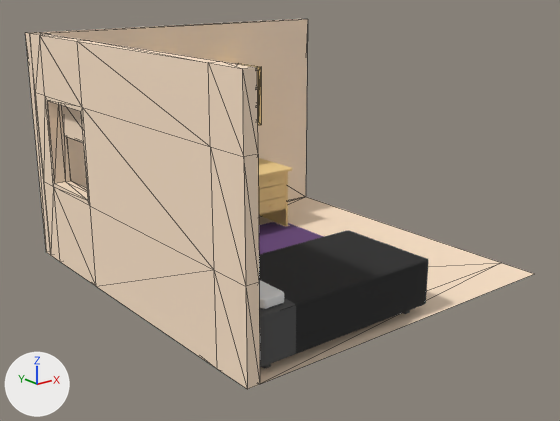
A saved change to the glTF model portfolio/public/room.glb.
Rendered twice from a 50 mm lens placed at (-41.8, -63.2, 19.3), pointed at (-1.8, -13.3, -0.7). Arrows for +X, +Y and +Z are at lower left; the lights stay in place. Mesh edges are drawn as thin lines on the coarser meshes. Where no turn or scale is listed for an object, it has been applied to the vertices. Vertices at the same position are counted once.

The first picture shows 'Bed', 'Desk', 'Pillow1.001', 'Room', 'Rug'.
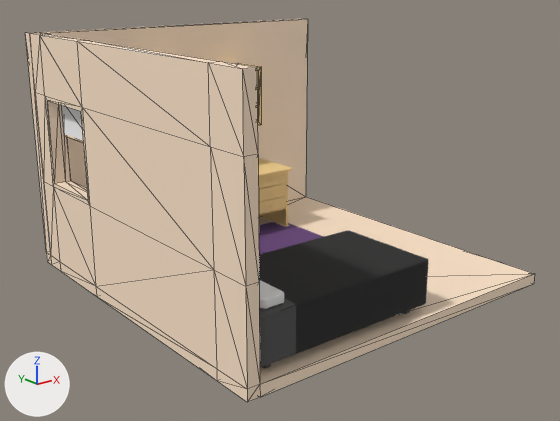
Changed parts and their boxes [x1, y1, x2, y2] in the pictures (560 x 421 px):
'Room', reshaped: before [25, 19, 534, 389]; after [25, 19, 535, 402]
part 1 of me_plane, built on: before [259, 197, 534, 384]; after [46, 197, 535, 402]
part 2 of me_plane, surface changed (beige to white): [46, 104, 306, 389] in both

The change in detail:
me_plane is used by ob_room; location (1.98, -5.67, -6.05).
me_plane had 72 vertices, 144 faces and spanned x -18.4..12.6, y -22.4..9.1, z 0.1..20.1.
me_plane now has 88 vertices, 174 faces and spans x -18.4..12.6, y -22.4..9.1, z -0.9..20.1.
Part 1, on me_plane:
18 faces are deleted.
4 vertices are added at (-17.3, 6.0, -0.9), (-17.3, -1.2, -0.9), (-17.3, -19.0, -0.9), (-17.3, 8.1, -0.9).
12 new vertices lie (0.0, 0.0, -1.0) away from vertices in x -18.4..12.6, y -22.4..9.1, z 0.1.
48 new faces join them.
me_plane part 2: 126 kept faces spanning x -18.4..12.6, y -22.4..9.1, z 0.1..20.1 get new texture (UV) coordinates.
